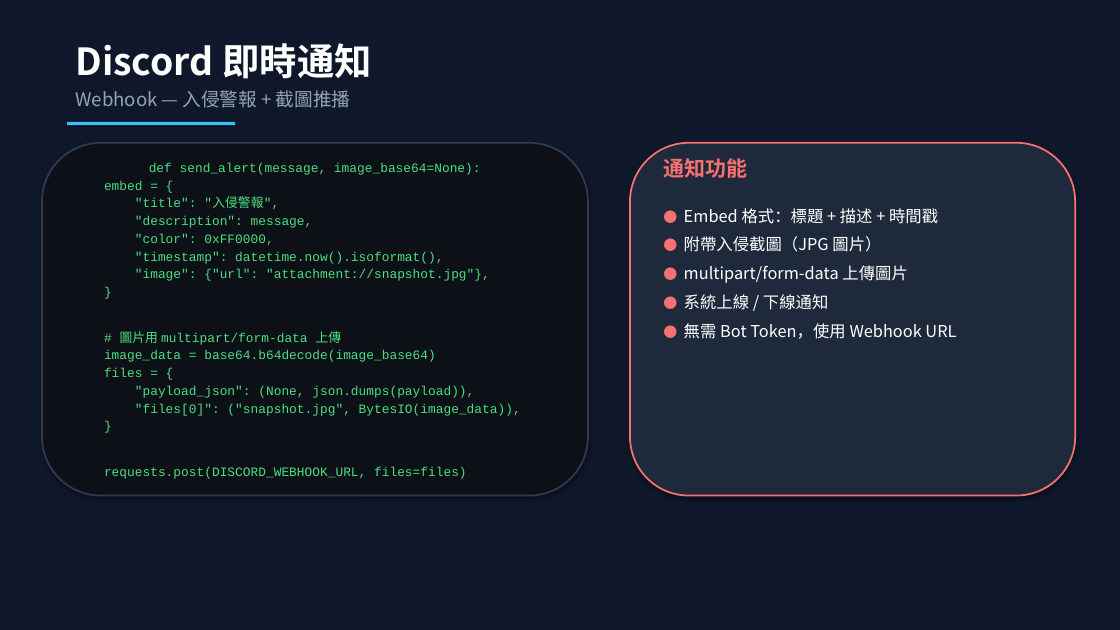
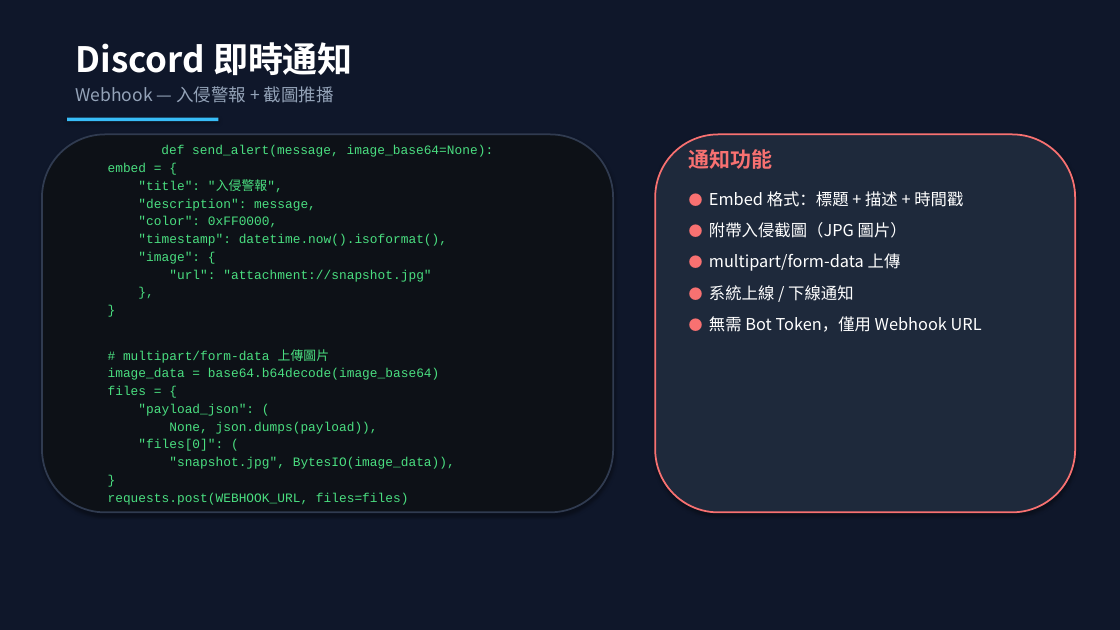
Before and after one commit to Chuck-Huang-yung/AIoT-Security-System, a slide deck: slide 12 of AIoT_期末專題報告.pptx. Drawn at 1120x630 pixels with LibreOffice and Linux fonts; fonts in the diff are those of the drawing. Boxes give left, top, right and bottom in pixels: in the first picture for what was removed or moved away, otherwise in the second. Text is boxed around its words. In the diff, an @@ line names an element or a change of style, - is before the commit and + after.

```diff
--- a/AIoT_期末專題報告.pptx
+++ b/AIoT_期末專題報告.pptx
@@ text "Discord 即時通知" at (x1=75, y1=42, x2=353, y2=75): size 32 to 30 pt @@
@@ text "Webhook — 入侵警報 + 截圖推播" at (x1=75, y1=86, x2=334, y2=103): size 16 to 15 pt @@
@@ rectangle resized from (x1=67, y1=122, x2=235, y2=125) to (x1=67, y1=118, x2=218, y2=121) @@
@@ rounded rectangle "def send_alert(message, image_base64=None):" resized from (x1=42, y1=143, x2=588, y2=496) to (x1=42, y1=134, x2=613, y2=513) @@
@@ rounded rectangle resized from (x1=630, y1=143, x2=1075, y2=496) to (x1=655, y1=134, x2=1075, y2=513) @@
@@ text "通知功能" moved from (x1=663, y1=158, x2=747, y2=178) to (x1=689, y1=149, x2=773, y2=169) @@
@@ text "● Embed 格式：標題 + 描述 ..." moved from (x1=684, y1=208, x2=956, y2=339) to (x1=709, y1=191, x2=982, y2=332) @@
@@ text at (x1=709, y1=191, x2=963, y2=301): more space between paragraphs @@
@@ text in rounded rectangle at (x1=138, y1=252, x2=431, y2=282): text changed @@
-"image": {"url": "attachment://snapshot.jpg"},
+"image": {
+"url": "attachment://snapshot.jpg"
+},
@@ text at (x1=709, y1=253, x2=901, y2=271): text changed @@
-● multipart/form-data 上傳圖片
+● multipart/form-data 上傳
@@ text at (x1=709, y1=316, x2=982, y2=332): text changed @@
-● 無需 Bot Token，使用 Webhook URL
+● 無需 Bot Token，僅用 Webhook URL
@@ text in rounded rectangle at (x1=123, y1=349, x2=329, y2=363): text changed @@
-# 圖片用 multipart/form-data 上傳
+# multipart/form-data 上傳圖片
@@ text in rounded rectangle at (x1=138, y1=404, x2=455, y2=469): text changed @@
-"payload_json": (None, json.dumps(payload)),
-"files[0]": ("snapshot.jpg", BytesIO(image_data)),
+"payload_json": (
+None, json.dumps(payload)),
+"files[0]": (
+"snapshot.jpg", BytesIO(image_data)),
@@ text in rounded rectangle at (x1=108, y1=492, x2=409, y2=505): text changed @@
-requests.post(DISCORD_WEBHOOK_URL, files=files)
+requests.post(WEBHOOK_URL, files=files)
```
Also in this commit, not shown: 15 other slides changed, 2 other files.
